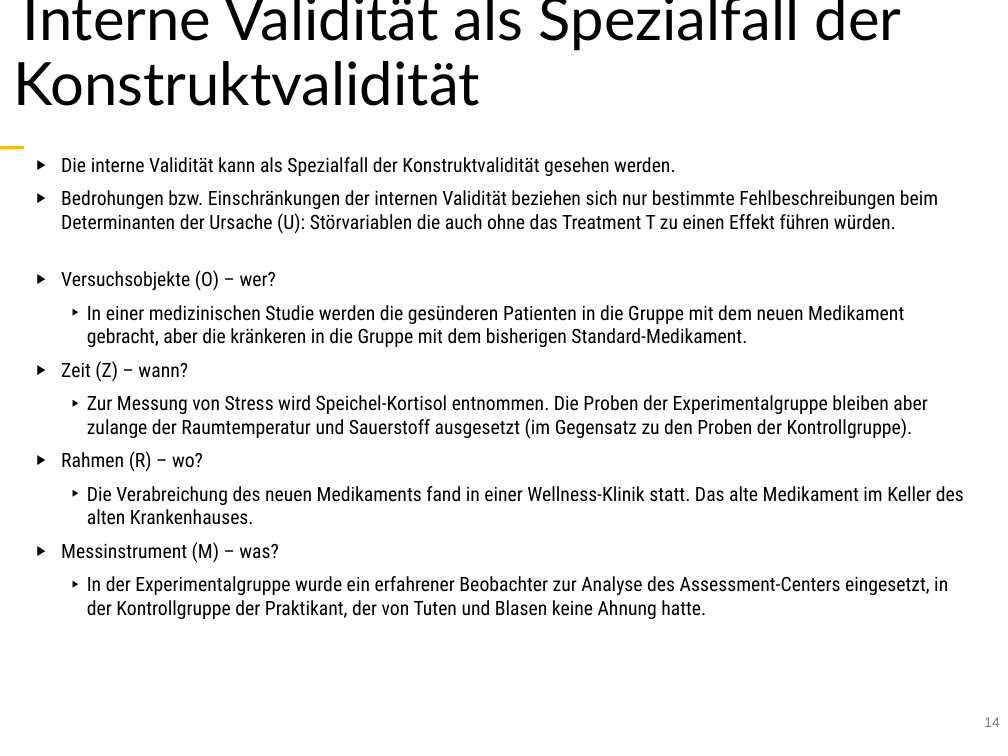
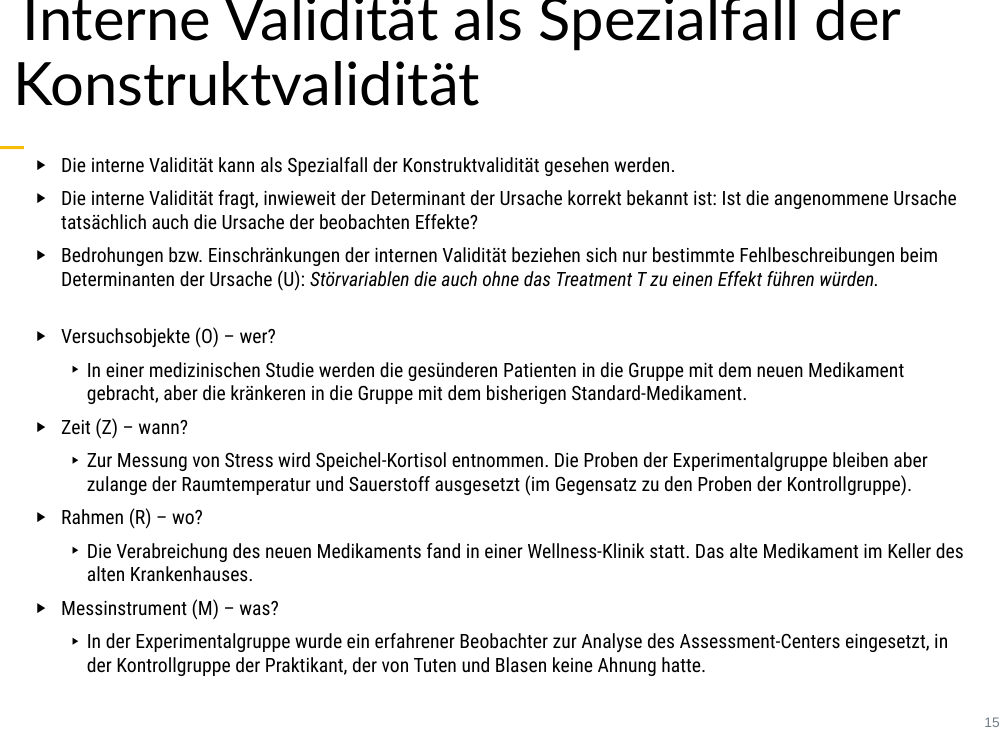
Before and after one commit to sebastiansauer/fopra, a slide deck: slide 15 of Skript-Folien/FoPra-Thema04.pptx (slide 14 before the commit). Drawn at 1008x756 pixels with LibreOffice and Linux fonts; fonts in the diff are those of the drawing. Boxes give left, top, right and bottom in pixels: in the first picture for what was removed or moved away, otherwise in the second. Text is boxed around its words. In the diff, an @@ line names an element or a change of style, - is before the commit and + after.

```diff
--- a/Skript-Folien/FoPra-Thema04.pptx
+++ b/Skript-Folien/FoPra-Thema04.pptx
@@ text at [61, 190, 956, 230]: paragraph added @@
+▶︎ Die interne Validität fragt, inwieweit der Determinant der Ursache korrekt bekannt ist: Ist die angenommene Ursache tatsächlich auch die Ursache der beobachten Effekte?
@@ text at [61, 247, 938, 291]: italic on in "Störvariablen die auch ohne das Treatment T ..." @@
@@ page number at [984, 717, 999, 727]: text changed @@
-14
+15
```
Also in this commit, not shown: 3 other slides changed, 2 slides added, 46 slides removed, 9 other files.
